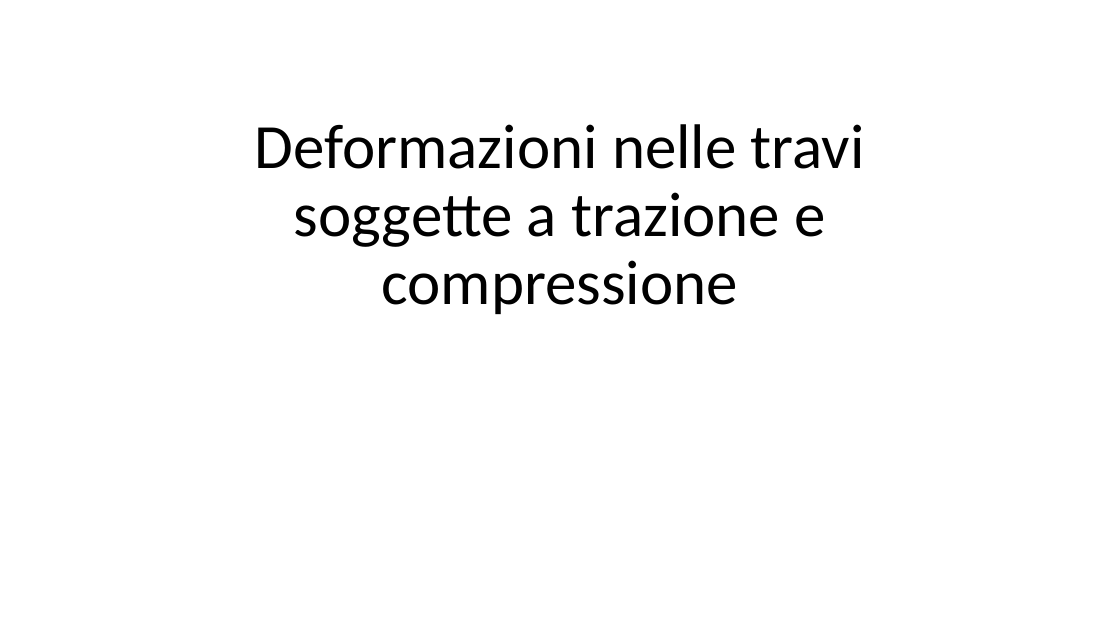
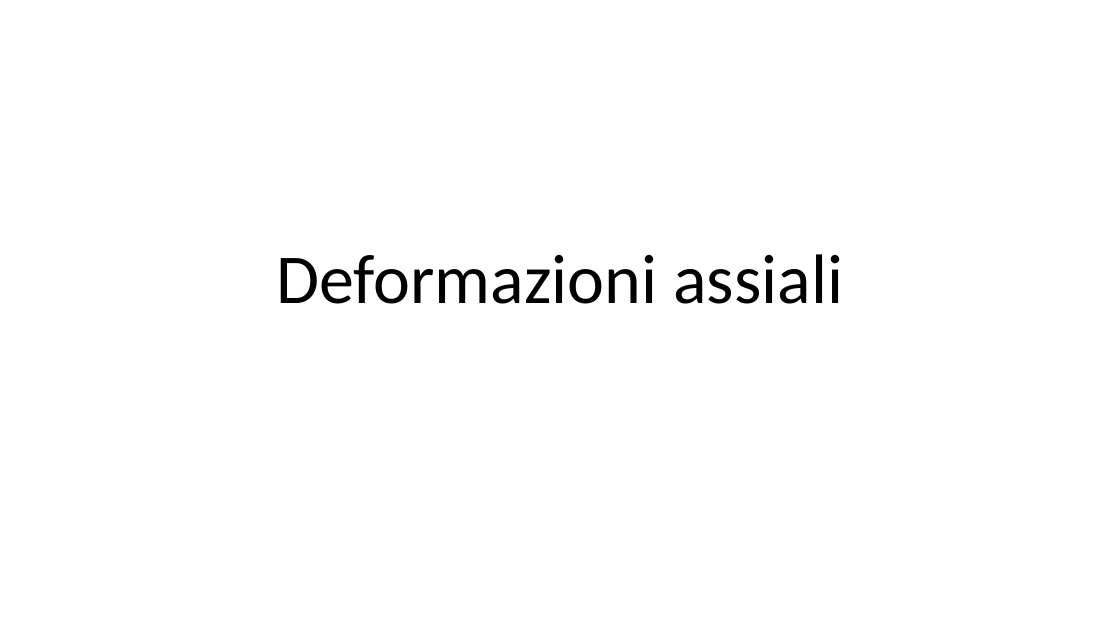
Before and after one commit to giuseppetomassetti/SdC, a slide deck: slide 1 of lezioni/H 8 travi tese e compresse.pptx. Drawn at 1120x630 pixels with LibreOffice and Linux fonts; fonts in the diff are those of the drawing. Boxes give left, top, right and bottom in pixels: in the first picture for what was removed or moved away, otherwise in the second. Text is boxed around its words. In the diff, an @@ line names an element or a change of style, - is before the commit and + after.

```diff
--- a/lezioni/H 8 travi tese e compresse.pptx
+++ b/lezioni/H 8 travi tese e compresse.pptx
@@ title at box(276, 254, 843, 304): text changed; size 54 to 60 pt @@
-Deformazioni nelle travi soggette a trazione e compressione
+Deformazioni assiali
```
Also in this commit, not shown: 4 other files.
